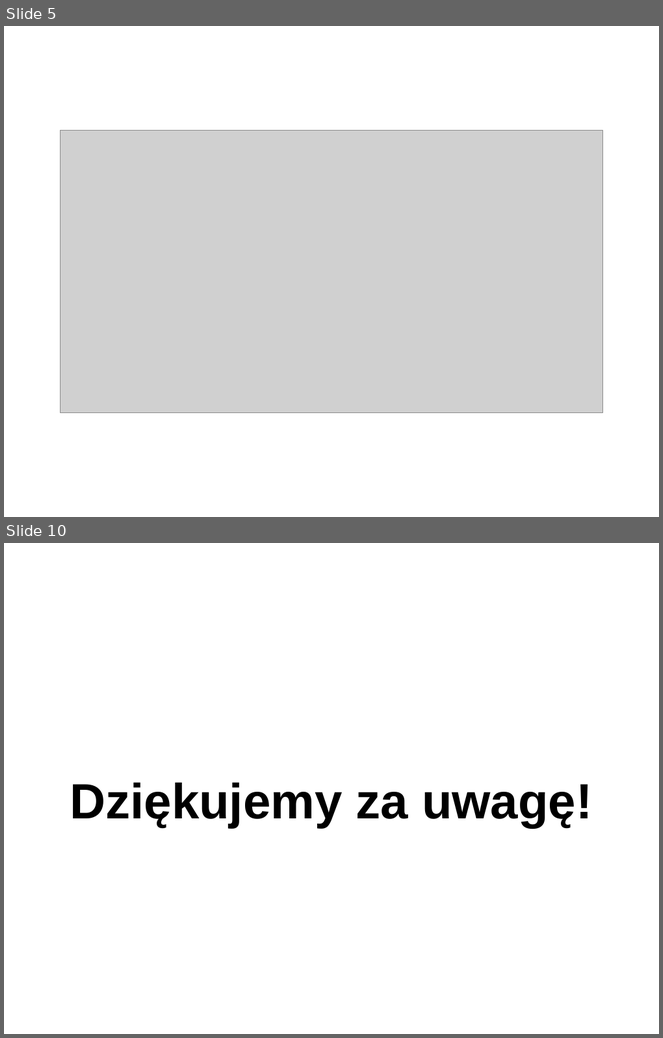
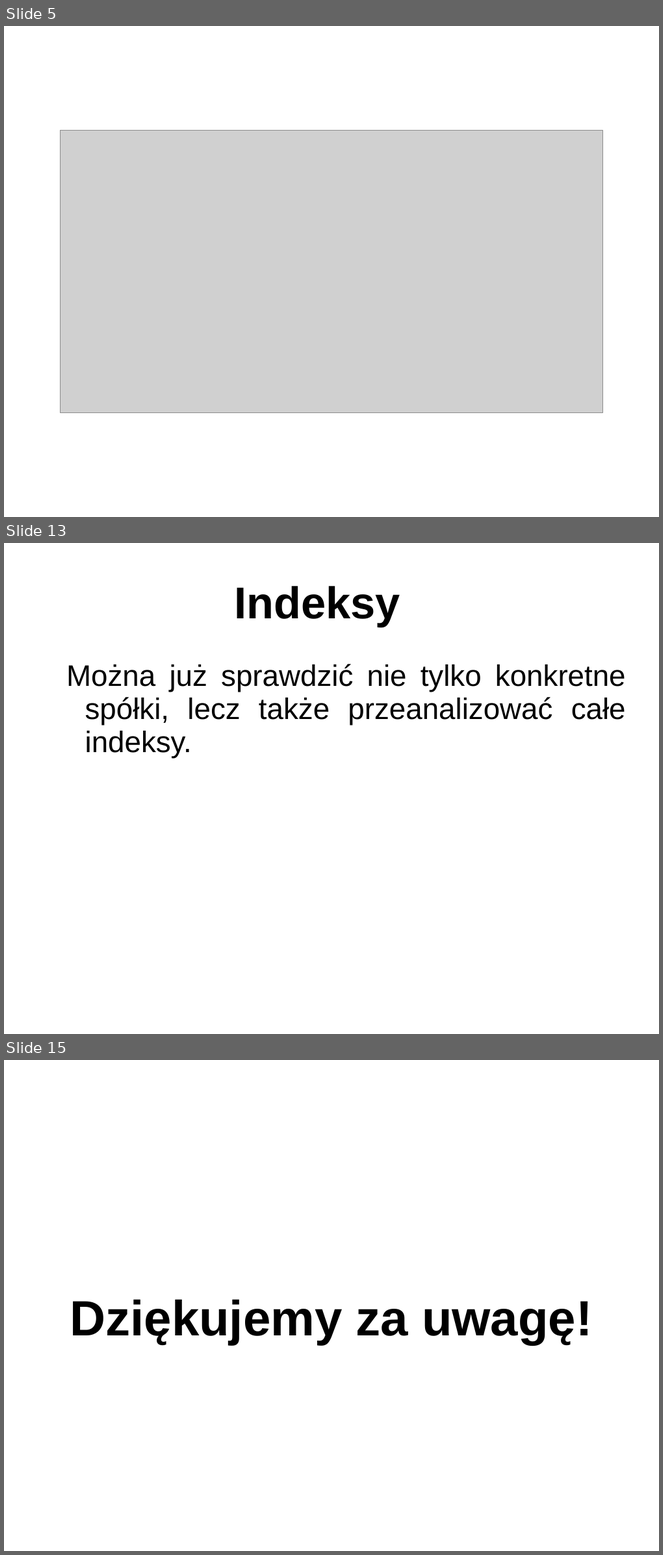
Before and after one commit to NaczelnyRachmistrz/StockRogue, a slide deck: prezentacja/stock_rogue.ppt. Shown one above the other, each under a label of ours: slides 5 and 10 before the commit, slides 5, 13 and 15 after it; the slides between them are not shown. The pictures are 663x1038 and 663x1555 pixels, drawn with LibreOffice and Linux fonts; fonts in the diff are those of the drawing; grey boxes stand for pictures; background and template pictures are left out. Boxes give left, top, right and bottom in pixels: in the first picture for what was removed or moved away, otherwise in the second. Text is boxed around its words. In the diff, an @@ line names an element or a change of style, - is before the commit and + after.

```diff
--- a/prezentacja/stock_rogue.ppt
+++ b/prezentacja/stock_rogue.ppt
@@ slide 13 added at bbox=[4, 543, 659, 1034], background #FFFFFF @@
@@ title added at bbox=[235, 586, 400, 627], 54 pt, text #000000, bold @@
+Indeksy
@@ text added at bbox=[66, 664, 626, 758], 36 pt, text #000000 @@
+  Można już sprawdzić nie tylko konkretne spółki, lecz także przeanalizować całe indeksy.
@@ what was slide 10 is now slide 15 @@
```
Also in this commit, not shown: 6 slides changed, 5 other slides added, 1 slide removed.
